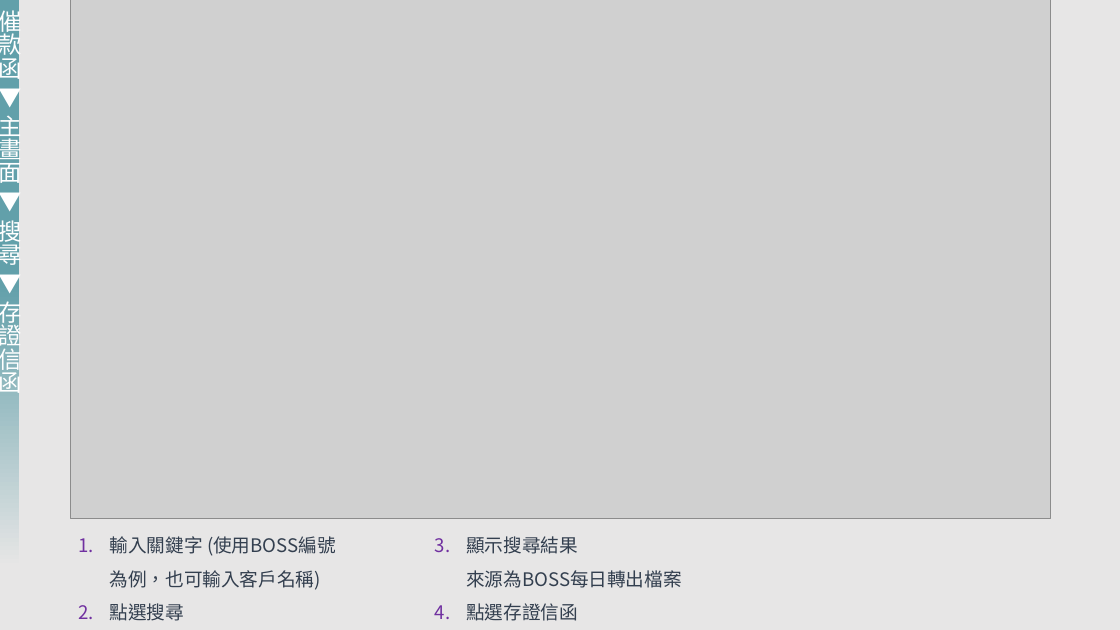
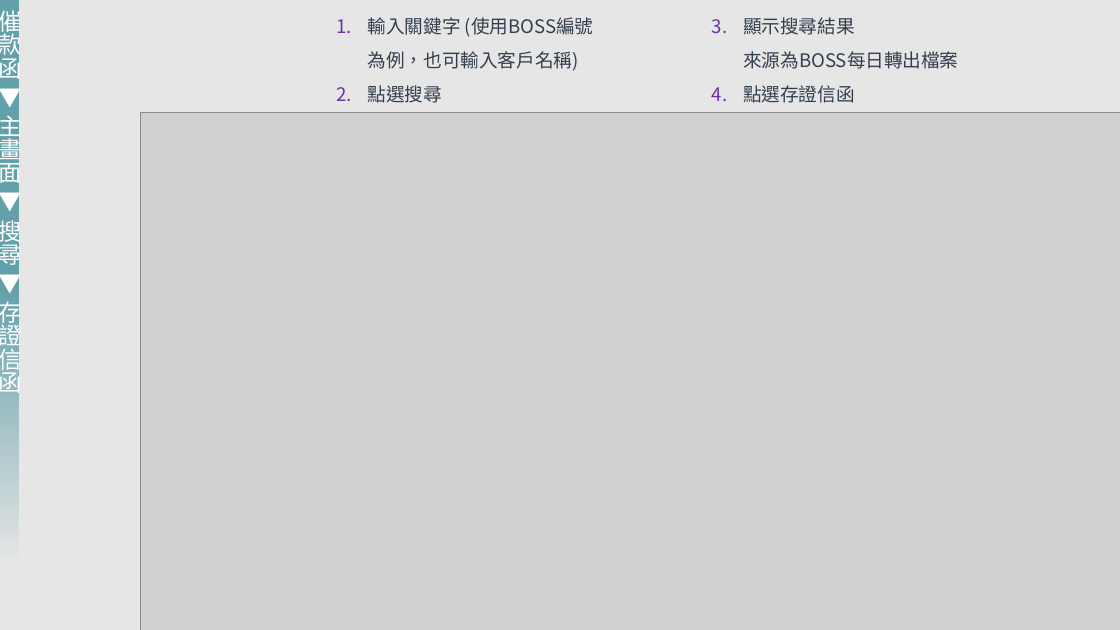
Before and after one commit to dpi627/SGS.LEGAL.DLS, a slide deck: slide 25 of Doc/系統文件/SD/UserManual/UserManual.pptx. Drawn at 1120x630 pixels with LibreOffice and Linux fonts; fonts in the diff are those of the drawing; grey boxes stand for pictures. Boxes give left, top, right and bottom in pixels: in the first picture for what was removed or moved away, otherwise in the second. Text is boxed around its words. In the diff, an @@ line names an element or a change of style, - is before the commit and + after.

```diff
--- a/Doc/系統文件/SD/UserManual/UserManual.pptx
+++ b/Doc/系統文件/SD/UserManual/UserManual.pptx
@@ text "輸入關鍵字 (使用BOSS編號為例，也可輸入客戶名稱)": place and size @@
-text "輸入關鍵字 (使用BOSS編號為例，也可輸入客戶名稱)" at [110,536,336,621]
+text "輸入關鍵字 (使用BOSS編號為例，也可輸入客戶名稱)" at [368,17,594,103]
@@ text "顯示搜尋結果 來源為BOSS每日轉出檔案": place and size @@
-text "顯示搜尋結果 來源為BOSS每日轉出檔案" at [466,536,681,621]
+text "顯示搜尋結果 來源為BOSS每日轉出檔案" at [743,17,958,103]
@@ picture: place and size @@
-picture at [70,0,1050,518]
+picture at [140,112,1120,630]
```
Also in this commit, not shown: 15 other slides changed, 1 other file.
